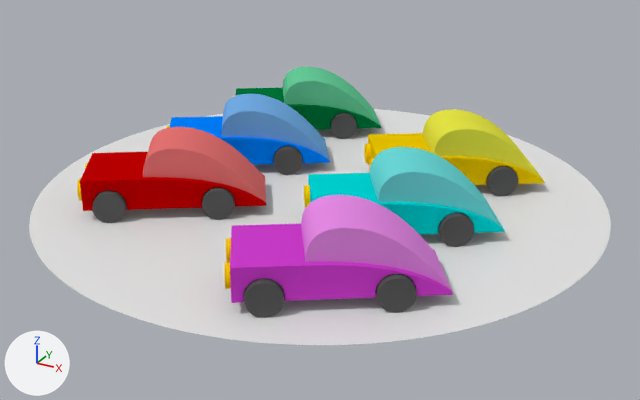
An edit to the Blender file Blender/CircularVehicleRoad.blend, drawn before and after from the same camera.
Camera for both pictures: a 50 mm lens placed at (14.0, -25.46, 12.41), pointed at (0.31, -0.57, -0.03). The axes (+X, +Y, +Z) are drawn at lower left. The lights are the same throughout. The older version comes first.

Before the edit, the objects in view are built like this:
```python
me_circle = bpy.data.meshes.new('Circle')
me_circle.from_pydata(...)  # 129 vertices, 128 faces; spans x -1.0..1.0, y -1.0..1.0, z 0.0
me_cylinder_014 = bpy.data.meshes.new('Cylinder.014')
me_cylinder_014.from_pydata(...)  # 962 vertices, 867 faces; spans x -1.5..1.5, y -3.16..3.0, z 0.0..2.39
me_cylinder_014.polygons.foreach_set('use_smooth', [True] * 867)
# faces by material slot: [36, 136, 119, 192, 384]
me_cylinder_014.materials.append(mat_slopecaraxles)  # grey #adadad
me_cylinder_014.materials.append(mat_slopecarbodymagenta)  # pink #cc3dcc
me_cylinder_014.materials.append(mat_slopecarcabinmagenta)  # pink #e68ae6
me_cylinder_014.materials.append(mat_slopecarheadlights)  # yellow #ffd000
me_cylinder_014.materials.append(mat_slopecarwheels)  # dark grey #585858
ob_circle = bpy.data.objects.new('Circle', me_circle)
ob_circle.location = (0.0, 0.0, 0.0)
ob_circle.scale = (9.9, 9.9, 9.9)
ob_slopecarmagenta = bpy.data.objects.new('SlopeCarMagenta', me_cylinder_014)
ob_slopecarmagenta.parent = ob_slopecars
ob_slopecarmagenta.location = (3.8, -5.8, 0.0)
ob_slopecarmagenta.rotation_euler = (0.0, 0.0, -0.995)  # degrees (0, 0, -57)
ob_slopecars = bpy.data.objects.new('SlopeCars', None)
ob_slopecars.location = (0.0, 0.0, 0.0)
# also in view: 'SlopeCarGreen' at (-3.81, 5.8, 1.2); 'SlopeCarYellow' at (3.79, 3.2, 1.2); 'SlopeCarCyan' at (3.79, -1.3, 1.2); 'SlopeCarRed' at (-3.81, -3.2, 1.2); 'SlopeCarBlue' at (-3.81, 1.3, 1.2)
```
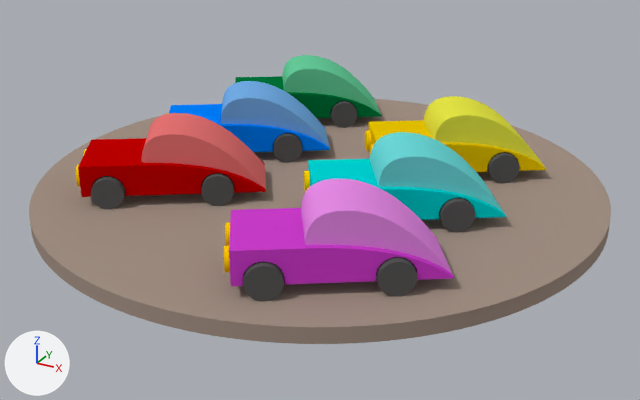
Commit message: Add color and thickness to circle road

ob_slopecars is not drawn itself; it is the parent of ob_slopecaryellow, ob_slopecarred, ob_slopecarmagenta, ob_slopecargreen, ob_slopecarcyan, ob_slopecarblue.

The change, as a list of edits to the scene's bpy script:
```text
Add mat_material:
    mat_material = principled_material('Material')
    mat_material.base_color = (0.361, 0.279, 0.231)  # beige #a29084
    mat_material.roughness = 1.0
    mat_material.specular_ior_level = 0.0
Change me_circle:
    used by ob_circle; location = (0.0, 0.0, 0.0); scale = (9.9, 9.9, 9.9)
    remove me_circle.from_pydata(...)  # 129 vertices, 128 faces; spans x -1.0..1.0, y -1.0..1.0, z 0.0
    add me_circle.from_pydata(...)  # 514 vertices, 768 faces; spans x -1.0..1.0, y -1.0..1.0, z 0.0..0.05
    me_circle part 1: 385 vertices added at x -1.0..1.0, y -1.0..1.0, z 0.0..0.05
    me_circle part 2: the surface is now shaded smooth
    add me_circle.materials.append(mat_material)  # beige #a29084
Change ob_slopecars:
    ob_slopecars.location: (0.0, 0.0, 0.0) -> (0.0, 0.0, 0.5)
Change ob_circle:
    ob_circle.scale: (9.9, 9.9, 9.9) -> (9.84, 9.84, 9.84)
```

Where the change shows, as pixel boxes (x1, y1, x2, y2) in the pictures (640 x 400 px):
'Circle', reshaped, rescaled, recoloured
    before: (29, 109, 611, 345)
    after: (29, 99, 611, 344)
'SlopeCarMagenta', moved
    before: (225, 195, 453, 318)
    after: (224, 179, 454, 301)
'SlopeCarRed', moved
    before: (77, 127, 266, 223)
    after: (76, 113, 266, 209)
'SlopeCarCyan', moved
    before: (304, 147, 506, 247)
    after: (304, 132, 507, 232)
'SlopeCarYellow', moved
    before: (364, 110, 545, 196)
    after: (365, 96, 547, 183)
'SlopeCarBlue', moved
    before: (167, 94, 330, 175)
    after: (166, 81, 330, 163)
'SlopeCarGreen', moved
    before: (232, 67, 381, 139)
    after: (235, 55, 382, 128)
part 1 of me_circle, added (beige)
    after: (29, 99, 611, 344)
